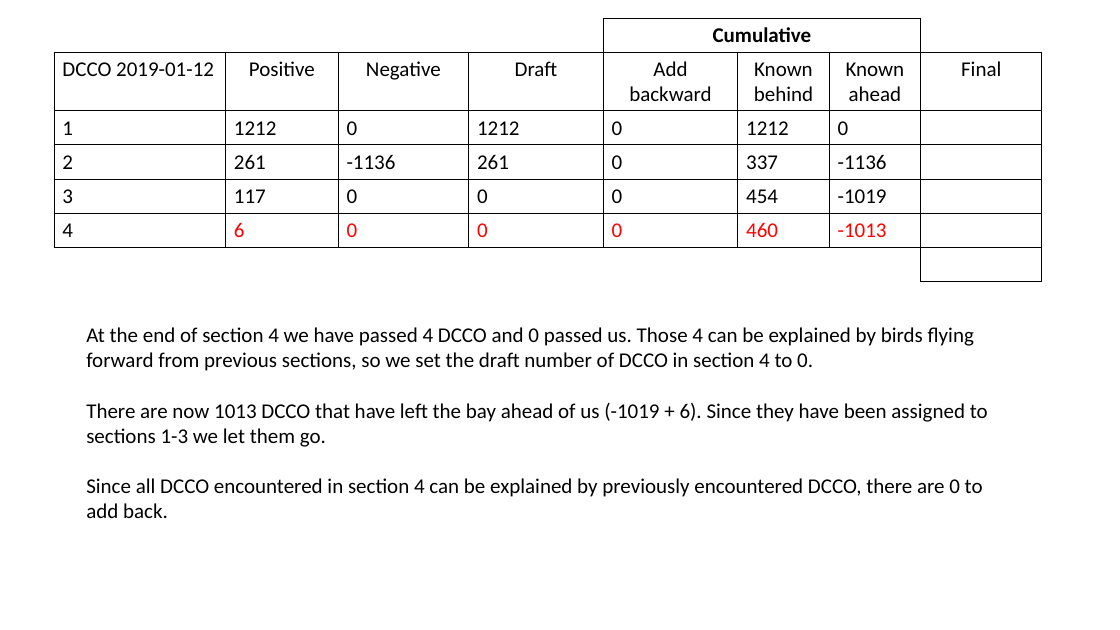
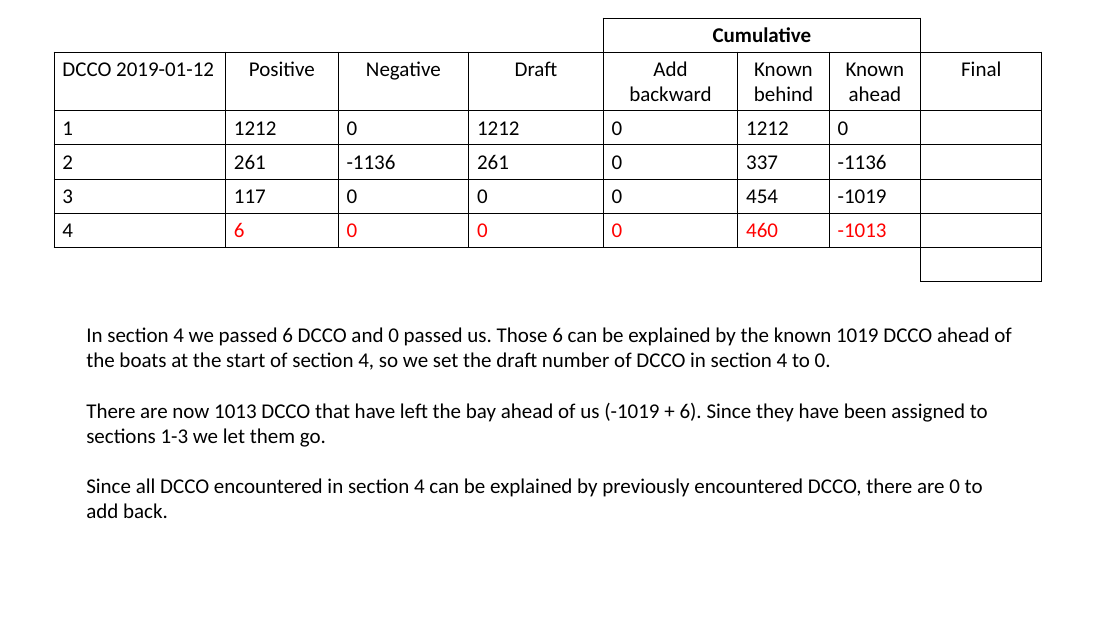
Before and after one commit to scottfjennings/ACR_waterbird_data_management, a slide deck: slide 17 of new_negative_logic_examples.pptx. Drawn at 1120x630 pixels with LibreOffice and Linux fonts; fonts in the diff are those of the drawing. Boxes give left, top, right and bottom in pixels: in the first picture for what was removed or moved away, otherwise in the second. Text is boxed around its words. In the diff, an @@ line names an element or a change of style, - is before the commit and + after.

```diff
--- a/new_negative_logic_examples.pptx
+++ b/new_negative_logic_examples.pptx
@@ text at [86, 327, 1011, 370]: text changed @@
-At the end of section 4 we have passed 4 DCCO and 0 passed us. Those 4 can be explained by birds flying forward from previous sections, so we set the draft number of DCCO in section 4 to 0.
+In section 4 we passed 6 DCCO and 0 passed us. Those 6 can be explained by the known 1019 DCCO ahead of the boats at the start of section 4, so we set the draft number of DCCO in section 4 to 0.
```
Also in this commit, not shown: 19 other slides changed, 1 other file.
